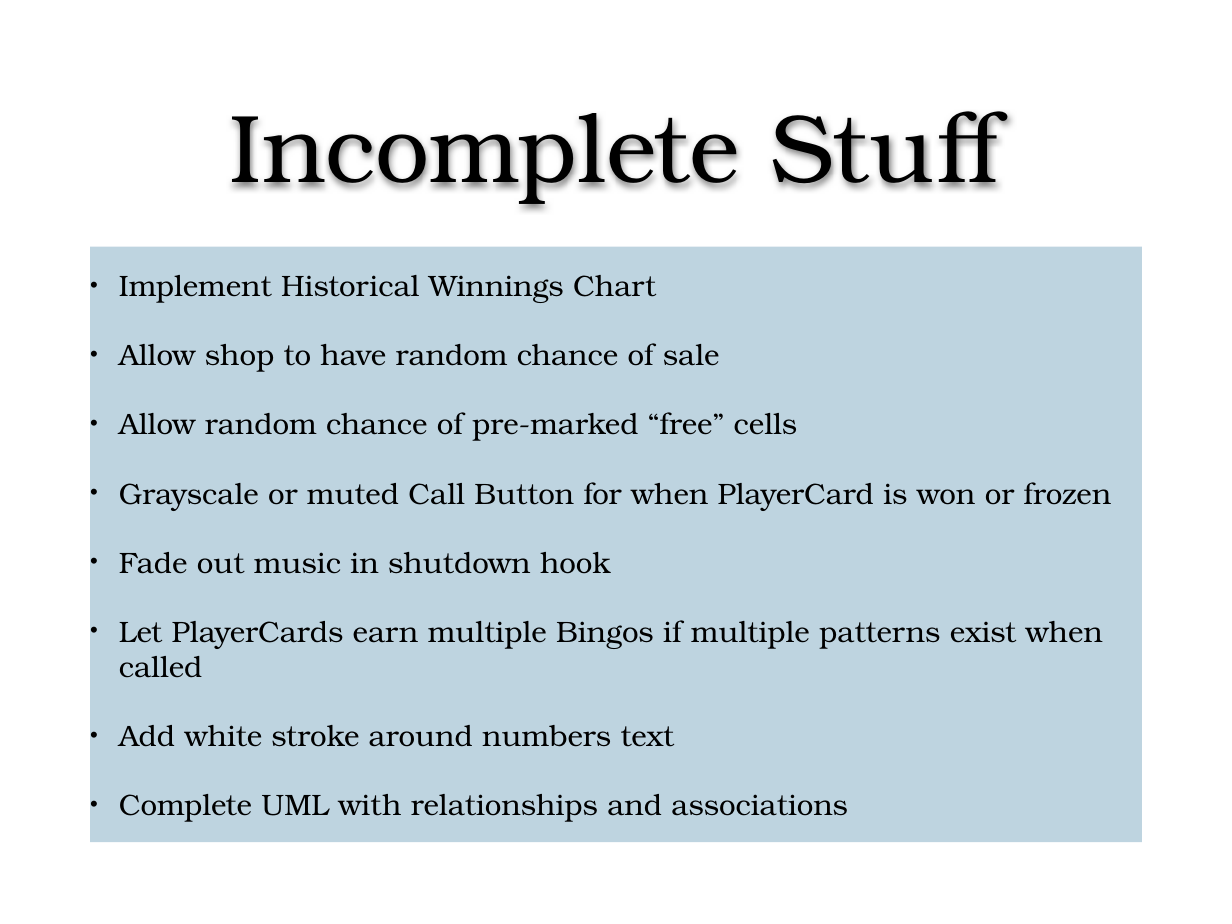
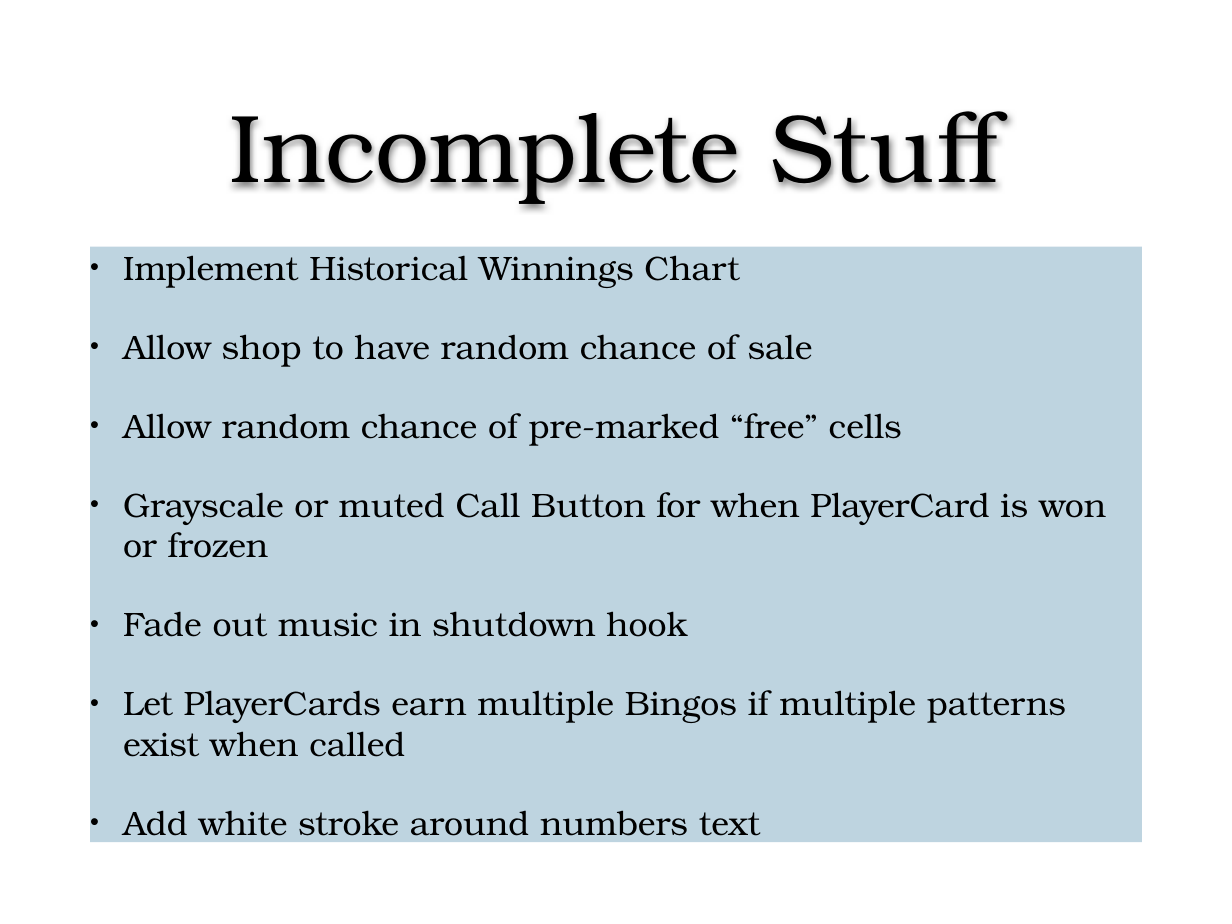
Before and after one commit to Elinor78/Bingo, a slide deck: slide 38 of Dehkhoda/Bingo Presentation.pptx. Drawn at 1232x924 pixels with LibreOffice and Linux fonts; fonts in the diff are those of the drawing; background and template pictures are left out. Boxes give left, top, right and bottom in pixels: in the first picture for what was removed or moved away, otherwise in the second. Text is boxed around its words. In the diff, an @@ line names an element or a change of style, - is before the commit and + after.

Commit message:
Minor Presentation Edit

```diff
--- a/Dehkhoda/Bingo Presentation.pptx
+++ b/Dehkhoda/Bingo Presentation.pptx
@@ text "Implement Historical Winnings Chart" at (x1=90, y1=247, x2=1142, y2=843): size 24.5 to 28.1 pt; indent changed; more space between paragraphs @@
@@ text at (x1=119, y1=794, x2=848, y2=822): paragraph removed @@
-• Complete UML with relationships and associations
```
Also in this commit, not shown: 9 other files.
